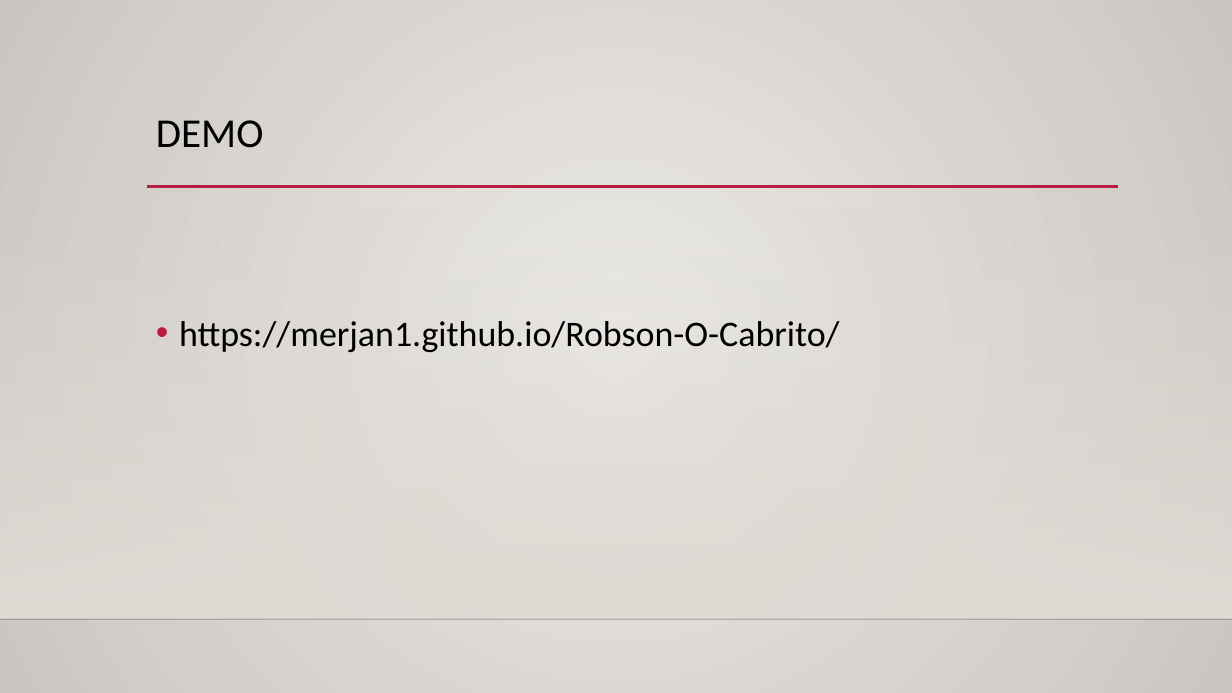
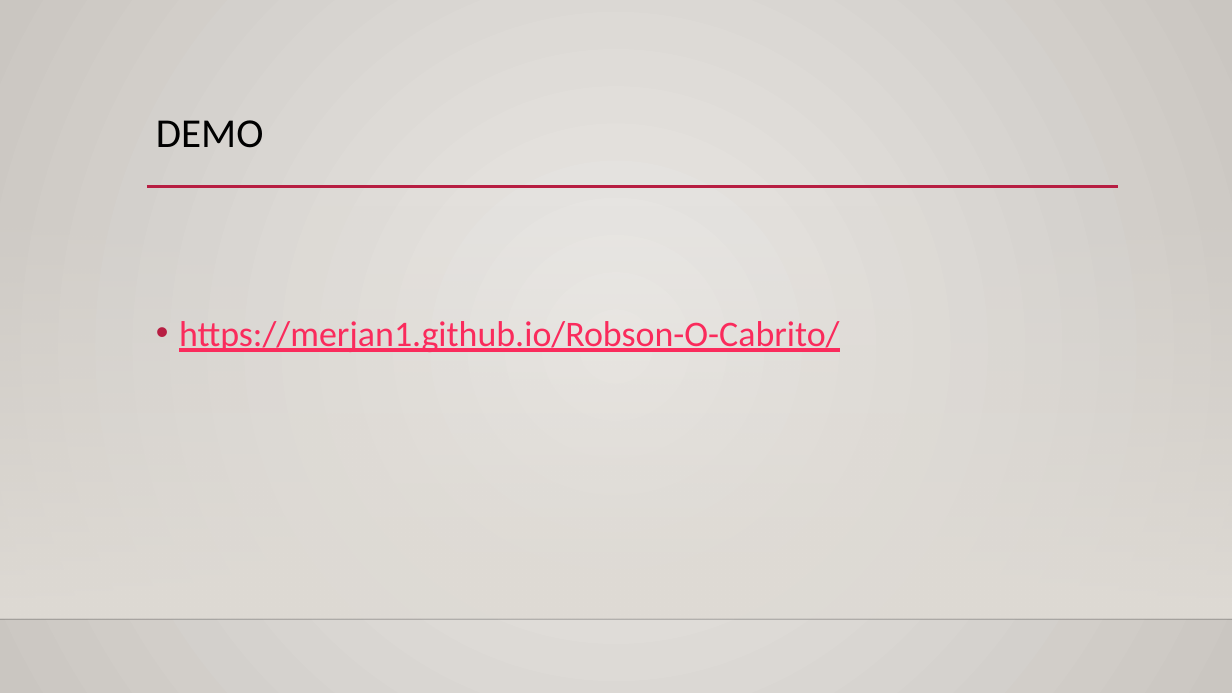
Before and after one commit to Merjan1/Robson-O-Cabrito, a slide deck: slide 6 of Robson, O Cabrito.pptx. Drawn at 1232x693 pixels with LibreOffice and Linux fonts; fonts in the diff are those of the drawing; background and template pictures are left out. Boxes give left, top, right and bottom in pixels: in the first picture for what was removed or moved away, otherwise in the second. Text is boxed around its words. In the diff, an @@ line names an element or a change of style, - is before the commit and + after.

```diff
--- a/Robson, O Cabrito.pptx
+++ b/Robson, O Cabrito.pptx
@@ text "https://merjan1.github.io/Robson-O-Cabrito/" at (179,321,840,352): text colour #000000 to #FA2B5C, underline on @@
```
Also in this commit, not shown: 2 other slides changed.
